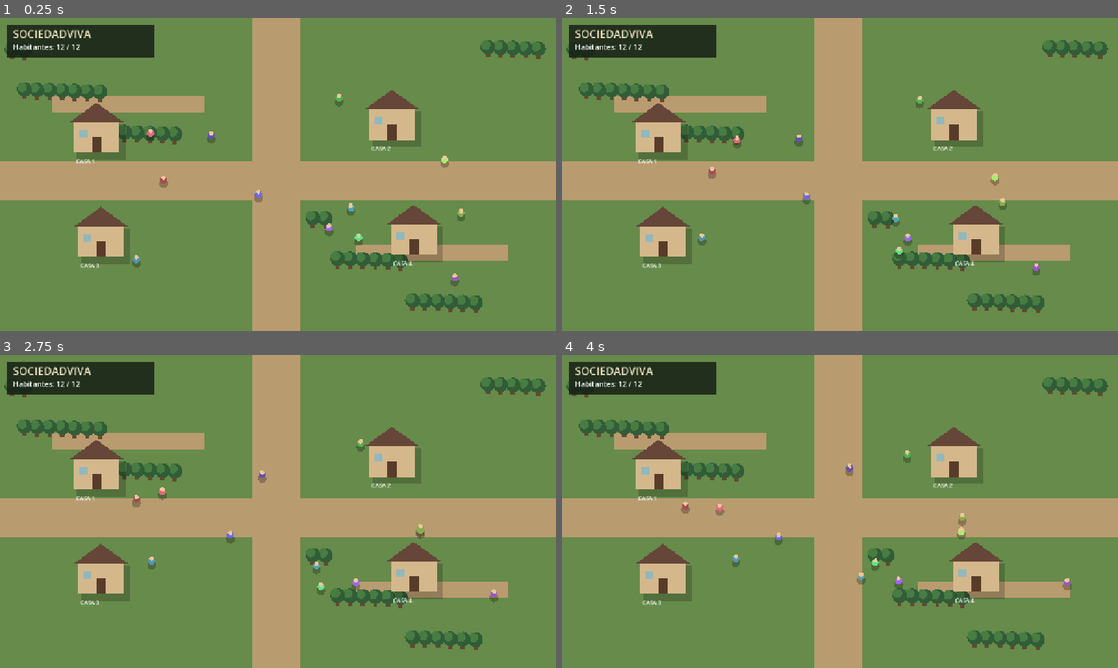
Above: before the commit, frames 1-4 (two rows, left to right).
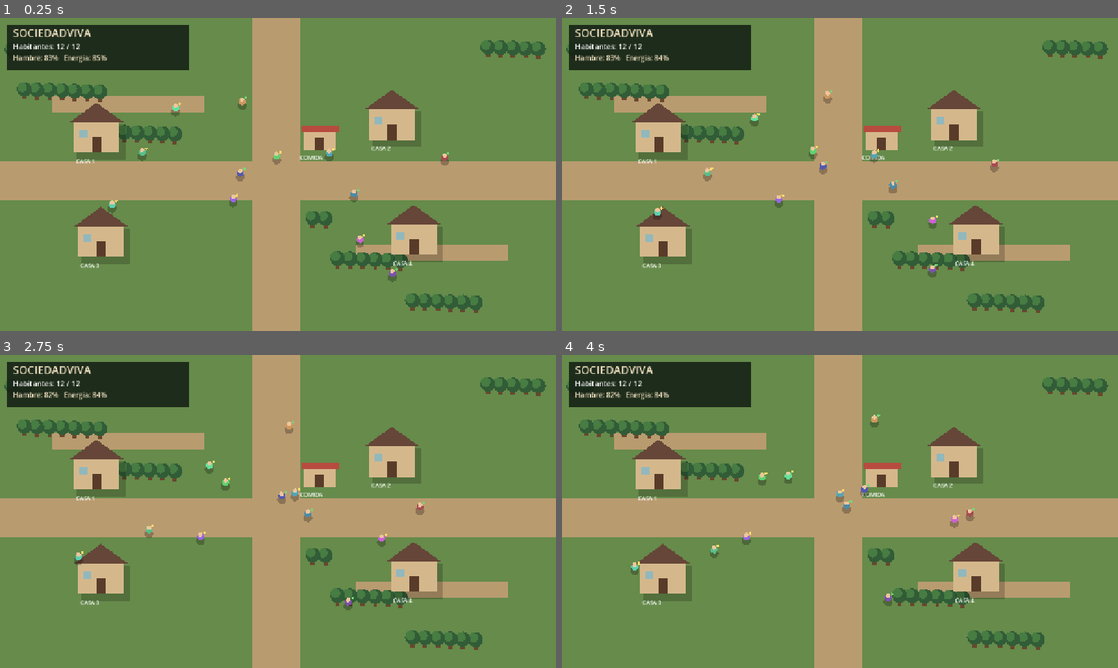
Above: after the commit, the same moments.

Repository: andy2002pro-tech/Kingdom
Game: Godot game, scene res://scenes/main/main.tscn
Same seed, same stepped clock (60 frames per second), same inputs: the game is played once before the commit and once after it.
Inputs:
- Up to frame 1 (0.25 s): no input
- Up to frame 2 (1.5 s): no input
- Up to frame 3 (2.75 s): no input
- Up to frame 4 (4 s): no input

The runs differ from the first frame. In frame 1, 3.9% of the frame differs, in the area x 1-84%, y 2-86%; in frame 2, 3.9%; in frame 3, 4.0%; in frame 4, 4.0%, in the area x 1-92%, y 2-81%.

Commit message:
SociedadViva v0.2.0 - Ciudadanos inteligentes

Diff:
--- /dev/null
+++ b/backups/citizen_pre_v0.2.0_20261119_002214.gd
@@ -0,0 +1,75 @@
+extends RefCounted
+class_name Citizen
+
+const NAMES = [
+    "Aldric", "Elena", "Bruno", "Isabela",
+    "Mateo", "Clara", "Hugo", "Sofia",
+    "Leon", "Marta", "Diego", "Amara"
+]
+
+const PERSONALITIES = [
+    "Trabajador",
+    "Sociable",
+    "Tranquilo",
+    "Curioso",
+    "Aventurero"
+]
+
+var id: int = 0
+var citizen_name: String = ""
+var age: int = 20
+var personality: String = ""
+
+var hunger: float = 100.0
+var energy: float = 100.0
+var happiness: float = 75.0
+
+var speed: float = 35.0
+var color: Color = Color.WHITE
+
+var position: Vector2 = Vector2.ZERO
+var target: Vector2 = Vector2.ZERO
+
+var mood: String = "Contento"
+var activity: String = "Libre"
+
+func initialize(citizen_id: int, rng: RandomNumberGenerator) -> void:
+    id = citizen_id
+    citizen_name = NAMES[citizen_id % NAMES.size()]
+    age = rng.randi_range(18, 65)
+
+    personality = PERSONALITIES[
+        rng.randi_range(0, PERSONALITIES.size() - 1)
+    ]
+
+    hunger = rng.randf_range(65.0, 100.0)
+    energy = rng.randf_range(65.0, 100.0)
+    happiness = rng.randf_range(60.0, 95.0)
+
+    speed = rng.randf_range(25.0, 48.0)
+
+    if personality == "Aventurero":
+        speed *= 1.15
+    elif personality == "Tranquilo":
+        speed *= 0.85
+
+    color = Color.from_hsv(
+        rng.randf(),
+        0.55,
+        rng.randf_range(0.65, 0.95)
+    )
+
+    mood = "Contento"
+    activity = "Libre"
+
+func update_mood() -> void:
+    if hunger < 20.0:
+        mood = "Hambriento"
+    elif energy < 20.0:
+        mood = "Cansado"
+    elif happiness < 30.0:
+        mood = "Triste"
+    elif happiness > 80.0:
+        mood = "Feliz"
+    else:
+        mood = "Contento"
--- /dev/null
+++ b/backups/main_pre_v0.2.0_20261119_002214.gd
@@ -0,0 +1,194 @@
+extends Node2D
+
+var citizens: Array = []
+var rng = RandomNumberGenerator.new()
+
+const GRASS = Color("#668b4b")
+const ROAD = Color("#b99b70")
+const DARK_ROOF = Color("#654638")
+
+func _ready():
+    rng.randomize()
+    create_citizens()
+    queue_redraw()
+
+func create_citizens():
+    for i in range(12):
+        var start = Vector2(
+            rng.randf_range(180, 1100),
+            rng.randf_range(150, 620)
+        )
+        citizens.append({
+            "pos": start,
+            "target": start + Vector2(
+                rng.randf_range(-150, 150),
+                rng.randf_range(-100, 100)
+            ),
+            "speed": rng.randf_range(25, 48),
+            "color": Color.from_hsv(
+                rng.randf(),
+                0.55,
+                rng.randf_range(0.65, 0.95)
+            )
+        })
+
+func _process(delta):
+    for i in range(citizens.size()):
+        var person = citizens[i]
+        var pos: Vector2 = person["pos"]
+        var target: Vector2 = person["target"]
+
+        if pos.distance_to(target) < 8:
+            target = Vector2(
+                rng.randf_range(100, 1180),
+                rng.randf_range(120, 650)
+            )
+
+        pos = pos.move_toward(
+            target,
+            float(person["speed"]) * delta
+        )
+
+        person["pos"] = pos
+        person["target"] = target
+        citizens[i] = person
+
+    queue_redraw()
+
+func _draw():
+    # Terreno
+    draw_rect(
+        Rect2(0, 0, 1280, 720),
+        GRASS
+    )
+
+    # Caminos principales
+    draw_rect(
+        Rect2(0, 330, 1280, 90),
+        ROAD
+    )
+    draw_rect(
+        Rect2(580, 0, 110, 720),
+        ROAD
+    )
+
+    # Caminos secundarios
+    draw_rect(
+        Rect2(120, 180, 350, 38),
+        ROAD
+    )
+    draw_rect(
+        Rect2(820, 520, 350, 38),
+        ROAD
+    )
+
+    # Árboles
+    for i in range(45):
+        var x = float((i * 173 + 37) % 1240) + 20
+        var y = float((i * 97 + 53) % 680) + 20
+
+        if abs(y - 375) > 65 and abs(x - 635) > 75:
+            draw_rect(
+                Rect2(x - 5, y + 8, 10, 15),
+                Color("#68472e")
+            )
+            draw_circle(
+                Vector2(x, y),
+                17,
+                Color("#315c37")
+            )
+            draw_circle(
+                Vector2(x - 5, y - 5),
+                11,
+                Color("#477c42")
+            )
+
+    # Casas
+    draw_house(Vector2(170, 235), "CASA 1")
+    draw_house(Vector2(850, 205), "CASA 2")
+    draw_house(Vector2(180, 475), "CASA 3")
+    draw_house(Vector2(900, 470), "CASA 4")
+
+    # Habitantes
+    for person in citizens:
+        var p: Vector2 = person["pos"]
+        var c: Color = person["color"]
+
+        draw_circle(p + Vector2(0, 9), 10, Color(0, 0, 0, 0.25))
+        draw_circle(p, 8, c)
+        draw_circle(
+            p + Vector2(0, -5),
+            5,
+            Color("#edc69b")
+        )
+
+    # Interfaz
+    draw_rect(
+        Rect2(15, 15, 340, 76),
+        Color(0.08, 0.12, 0.08, 0.85)
+    )
+
+    draw_string(
+        ThemeDB.fallback_font,
+        Vector2(30, 46),
+        "SOCIEDADVIVA",
+        HORIZONTAL_ALIGNMENT_LEFT,
+        -1,
+        25,
+        Color("#f5e6c5")
+    )
+
+    draw_string(
+        ThemeDB.fallback_font,
+        Vector2(30, 73),
+        "Habitantes: %d / 12" % citizens.size(),
+        HORIZONTAL_ALIGNMENT_LEFT,
+        -1,
+        17,
+        Color.WHITE
+    )
+
+func draw_house(pos: Vector2, label: String):
+    # Sombra
+    draw_rect(
+        Rect2(pos + Vector2(7, 10), Vector2(112, 82)),
+        Color(0, 0, 0, 0.2)
+    )
+
+    # Paredes
+    draw_rect(
+        Rect2(pos, Vector2(105, 75)),
+        Color("#d4b88c")
+    )
+
+    # Techo
+    draw_colored_polygon(
+        PackedVector2Array([
+            pos + Vector2(-10, 5),
+            pos + Vector2(52, -40),
+            pos + Vector2(115, 5)
+        ]),
+        DARK_ROOF
+    )
+
+    # Puerta
+    draw_rect(
+        Rect2(pos + Vector2(42, 39), Vector2(22, 36)),
+        Color("#593b29")
+    )
+
+    # Ventana
+    draw_rect(
+        Rect2(pos + Vector2(12, 22), Vector2(19, 19)),
+        Color("#91b8bd")
+    )
+
+    draw_string(
+        ThemeDB.fallback_font,
+        pos + Vector2(5, 100),
+        label,
+        HORIZONTAL_ALIGNMENT_LEFT,
+        -1,
+        13,
+        Color.WHITE
+    )
--- a/scripts/main.gd
+++ b/scripts/main.gd
@@ -1,61 +1,138 @@
 extends Node2D
 
-var citizens: Array = []
+var citizens: Array[Citizen] = []
 var rng = RandomNumberGenerator.new()
 
 const GRASS = Color("#668b4b")
 const ROAD = Color("#b99b70")
 const DARK_ROOF = Color("#654638")
 
-func _ready():
+const FOOD_POINT = Vector2(737, 320)
+
+const HOUSE_POSITIONS = [
+    Vector2(170, 235),
+    Vector2(850, 205),
+    Vector2(180, 475),
+    Vector2(900, 470)
+]
+
+func _ready() -> void:
     rng.randomize()
     create_citizens()
     queue_redraw()
 
-func create_citizens():
+func create_citizens() -> void:
+    citizens.clear()
+
     for i in range(12):
-        var start = Vector2(
+        var person = Citizen.new()
+        person.initialize(i, rng)
+
+        person.position = Vector2(
             rng.randf_range(180, 1100),
             rng.randf_range(150, 620)
         )
-        citizens.append({
-            "pos": start,
-            "target": start + Vector2(
-                rng.randf_range(-150, 150),
-                rng.randf_range(-100, 100)
-            ),
-            "speed": rng.randf_range(25, 48),
-            "color": Color.from_hsv(
-                rng.randf(),
-                0.55,
-                rng.randf_range(0.65, 0.95)
-            )
-        })
-
-func _process(delta):
-    for i in range(citizens.size()):
-        var person = citizens[i]
-        var pos: Vector2 = person["pos"]
-        var target: Vector2 = person["target"]
-
-        if pos.distance_to(target) < 8:
-            target = Vector2(
-                rng.randf_range(100, 1180),
-                rng.randf_range(120, 650)
-            )
-
-        pos = pos.move_toward(
-            target,
-            float(person["speed"]) * delta
-        )
-
-        person["pos"] = pos
-        person["target"] = target
-        citizens[i] = person
+
+        person.home_position = (
+            HOUSE_POSITIONS[i % HOUSE_POSITIONS.size()]
+            + Vector2(52, 95)
+        )
+
+        person.target = _random_target()
+        citizens.append(person)
+
+func _random_target() -> Vector2:
+    return Vector2(
+        rng.randf_range(100, 1180),
+        rng.randf_range(120, 650)
+    )
+
+func _process(delta: float) -> void:
+    for person in citizens:
+        _update_citizen(person, delta)
 
     queue_redraw()
 
-func _draw():
+func _update_citizen(person: Citizen, delta: float) -> void:
+    # El hambre aumenta con el paso del tiempo.
+    person.hunger = maxf(
+        0.0,
+        person.hunger - delta * 0.35
+    )
+
+    if person.activity == "Comiendo":
+        person.position = person.position.move_toward(
+            person.target,
+            person.speed * delta
+        )
+
+        if person.position.distance_to(FOOD_POINT) < 14.0:
+            person.hunger = minf(
+                100.0,
+                person.hunger + delta * 18.0
+            )
+
+            if person.hunger >= 98.0:
+                person.activity = "Paseando"
+                person.target = _random_target()
+
+    elif person.activity == "Descansando":
+        person.position = person.position.move_toward(
+            person.target,
+            person.speed * delta
+        )
+
+        if person.position.distance_to(person.home_position) < 14.0:
+            person.energy = minf(
+                100.0,
+                person.energy + delta * 14.0
+            )
+
+            if person.energy >= 98.0:
+                person.activity = "Paseando"
+                person.target = _random_target()
+
+    else:
+        person.energy = maxf(
+            0.0,
+            person.energy - delta * 0.15
+        )
+
+        if person.hunger < 35.0:
+            person.activity = "Comiendo"
+            person.target = FOOD_POINT
+
+        elif person.energy < 25.0:
+            person.activity = "Descansando"
+            person.target = person.home_position
+
+        else:
+            person.position = person.position.move_toward(
+                person.target,
+                person.speed * delta
+            )
+
+            if person.position.distance_to(person.target) < 8.0:
+                person.target = _random_target()
+
+    person.update_mood()
+
+func _mood_color(mood: String) -> Color:
+    match mood:
+        "Feliz":
+            return Color("#ffe066")
+        "Contento":
+            return Color("#75d879")
+        "Hambriento":
+            return Color("#ef754c")
+        "Cansado":
+            return Color("#83a9dc")
+        "Triste":
+            return Color("#a58bd4")
+        _:
+            return Color.WHITE
+
+func _draw() -> void:
     # Terreno
     draw_rect(
         Rect2(0, 0, 1280, 720),
@@ -109,28 +186,77 @@
     draw_house(Vector2(180, 475), "CASA 3")
     draw_house(Vector2(900, 470), "CASA 4")
 
+    # Puesto de comida
+    draw_rect(
+        Rect2(700, 255, 74, 50),
+        Color("#d6b78b")
+    )
+    draw_rect(
+        Rect2(694, 247, 86, 15),
+        Color("#b84b3f")
+    )
+    draw_rect(
+        Rect2(725, 276, 20, 29),
+        Color("#593b29")
+    )
+    draw_string(
+        ThemeDB.fallback_font,
+        Vector2(690, 326),
+        "COMIDA",
+        HORIZONTAL_ALIGNMENT_LEFT,
+        -1,
+        13,
+        Color.WHITE
+    )
+
     # Habitantes
     for person in citizens:
-        var p: Vector2 = person["pos"]
-        var c: Color = person["color"]
-
-        draw_circle(p + Vector2(0, 9), 10, Color(0, 0, 0, 0.25))
-        draw_circle(p, 8, c)
+        var p = person.position
+
+        draw_circle(
+            p + Vector2(0, 9),
+            10,
+            Color(0, 0, 0, 0.25)
+        )
+
+        draw_circle(
+            p,
+            8,
+            person.color
+        )
+
         draw_circle(
             p + Vector2(0, -5),
             5,
             Color("#edc69b")
         )
 
+        draw_circle(
+            p + Vector2(9, -9),
+            3,
+            _mood_color(person.mood)
+        )
+
     # Interfaz
-    draw_rect(
-        Rect2(15, 15, 340, 76),
-        Color(0.08, 0.12, 0.08, 0.85)
-    )
-
-    draw_string(
-        ThemeDB.fallback_font,
-        Vector2(30, 46),
+    var average_hunger = 0.0
+    var average_energy = 0.0
+
+    for person in citizens:
+        average_hunger += person.hunger
+        average_energy += person.energy
+
+    if citizens.size() > 0:
+        average_hunger /= citizens.size()
+        average_energy /= citizens.size()
+
+    draw_rect(
+        Rect2(15, 15, 420, 105),
+        Color(0.08, 0.12, 0.08, 0.88)
+    )
+
+    draw_string(
+        ThemeDB.fallback_font,
+        Vector2(30, 44),
         "SOCIEDADVIVA",
         HORIZONTAL_ALIGNMENT_LEFT,
         -1,
@@ -140,7 +266,7 @@
 
     draw_string(
         ThemeDB.fallback_font,
-        Vector2(30, 73),
+        Vector2(30, 72),
         "Habitantes: %d / 12" % citizens.size(),
         HORIZONTAL_ALIGNMENT_LEFT,
         -1,
@@ -148,7 +274,20 @@
         Color.WHITE
     )
 
-func draw_house(pos: Vector2, label: String):
+    draw_string(
+        ThemeDB.fallback_font,
+        Vector2(30, 98),
+        "Hambre: %d%%   Energia: %d%%" % [
+            int(average_hunger),
+            int(average_energy)
+        ],
+        HORIZONTAL_ALIGNMENT_LEFT,
+        -1,
+        16,
+        Color("#f5e6c5")
+    )
+
+func draw_house(pos: Vector2, label: String) -> void:
     # Sombra
     draw_rect(
         Rect2(pos + Vector2(7, 10), Vector2(112, 82)),
--- a/scripts/models/citizen.gd
+++ b/scripts/models/citizen.gd
@@ -29,9 +29,10 @@
 
 var position: Vector2 = Vector2.ZERO
 var target: Vector2 = Vector2.ZERO
+var home_position: Vector2 = Vector2.ZERO
 
 var mood: String = "Contento"
-var activity: String = "Libre"
+var activity: String = "Paseando"
 
 func initialize(citizen_id: int, rng: RandomNumberGenerator) -> void:
     id = citizen_id
@@ -60,7 +61,7 @@
     )
 
     mood = "Contento"
-    activity = "Libre"
+    activity = "Paseando"
 
 func update_mood() -> void:
     if hunger < 20.0:
